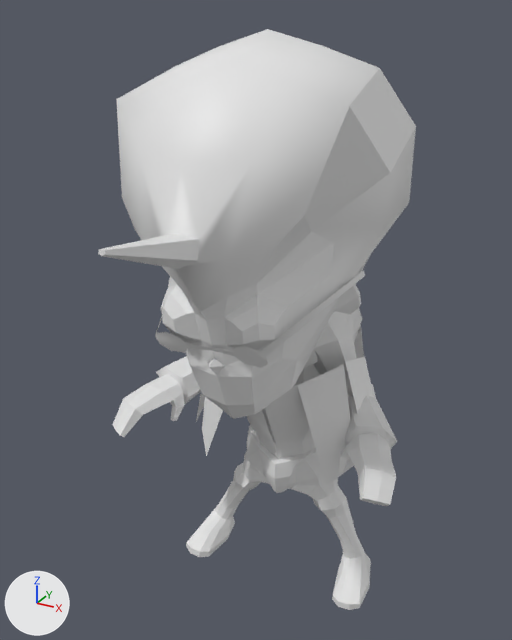
The OBJ model Juego/assets/models/GuardianUnicornio/GuardianUnicornio_000059.obj as it was, and as the next commit left it.
The view is the same before and after, from a 50 mm camera at (9.32, -18.37, 18.56) aimed at (0.47, -2.27, 10.51). Every picture has the same lights, and +X, +Y and +Z are marked at lower left. Materials are left out; every surface is plain grey. Where no turn or scale is listed for an object, it has been applied to the vertices. Vertices at the same position are counted once.

Script lines for the objects in view, before the commit:
```python
me_pplane8 = bpy.data.meshes.new('pPlane8')
me_pplane8.from_pydata(...)  # 658 vertices, 560 faces; spans x -4.0..5.1, y -9.2..2.8, z 0.0..18.1
# faces by material slot: [94, 466]
me_pplane8.materials.append(mat_initialshadinggroup)
me_pplane8.materials.append(mat_untitled2_initialshadinggroup_001)
# before: 327 (1.2, -9.2, 14.6) at pixel (105, 254), 328 (1.2, -9.2, 14.7) at pixel (105, 250), 329 (1.2, -9.2, 14.7) at pixel (101, 249), 330 (1.2, -9.2, 14.6) at pixel (101, 256), 335 (1.0, -6.6, 14.2) at pixel (178, 234)
# before: 639 (1.1, -9.2, 14.6) at pixel (98, 253), 640 (1.1, -9.2, 14.7) at pixel (98, 249)
ob_pplane8 = bpy.data.objects.new('pPlane8', me_pplane8)
ob_pplane8.location = (0.0, 0.0, 0.0)
```
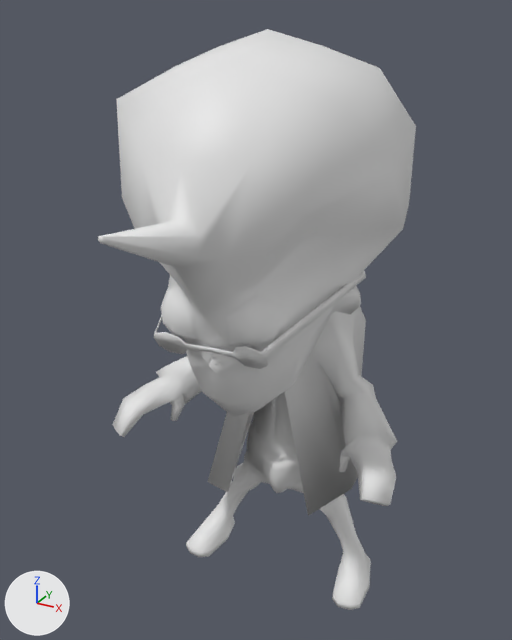
The change, as JSON lines over the scene's bpy script:
```json
{"block": "me_pplane8", "where": "# used by ob_pplane8; location = (0.0, 0.0, 0.0)"}
{"block": "me_pplane8", "where": "# verts and faces of me_pplane8; kept vertices keep their numbers, new ones are numbered from 658"}
{"op": "remove", "block": "me_pplane8", "code": "me_pplane8.from_pydata(...)  # 658 vertices, 560 faces; spans x -4.0..5.1, y -9.2..2.8, z 0.0..18.1"}
{"op": "add", "block": "me_pplane8", "code": "me_pplane8.from_pydata(...)  # 627 vertices, 612 faces; spans x -4.0..5.1, y -9.2..3.3, z 0.0..18.1"}
{"block": "me_pplane8", "change": "me_pplane8 part 1: 6 loose pieces with 24 vertices, spanning x -2.4..3.6, y -2.6..2.4, z 5.5..9.5, are deleted"}
{"block": "me_pplane8", "change": "me_pplane8 part 2"}
{"block": "me_pplane8", "change": "85 vertices are removed from x -2.3..3.4, y -5.5..2.8, z 6.0..13.2"}
{"block": "me_pplane8", "change": "69 faces are deleted"}
{"block": "me_pplane8", "change": "5 vertices in x 0.2..1.0, y -4.8..-2.2, z 8.6..9.5 move by (0.0, 0.0, 0.1)"}
{"block": "me_pplane8", "change": "8 vertices move from x -2.3..3.6, y -2.5..-0.7, z 8.8..13.5 to x -3.0..4.3, y -2.5..-0.7, z 8.8..13.6"}
{"block": "me_pplane8", "change": "78 vertices are added at x -2.7..3.9, y -5.8..3.3, z 3.9..13.6"}
{"block": "me_pplane8", "change": "127 new faces join them"}
{"block": "me_pplane8", "change": "me_pplane8 part 3"}
{"op": "add", "block": "me_pplane8", "code": "for i in [327, 328, 640]: verts[i] += (0.0, 0.1, 0.2)"}
{"op": "add", "block": "me_pplane8", "code": "verts[329] = (1.1, -9.2, 14.9)  # moved, pixel (100, 235)"}
{"op": "add", "block": "me_pplane8", "code": "verts[330] = (1.1, -9.2, 14.8)  # moved, pixel (100, 243)"}
{"op": "add", "block": "me_pplane8", "code": "verts[335] = (1.0, -6.6, 14.5)  # moved, pixel (177, 220)"}
{"op": "add", "block": "me_pplane8", "code": "verts[639] = (1.1, -9.2, 14.8)  # moved, pixel (97, 240)"}
{"block": "me_pplane8", "change": "me_pplane8 part 4: the surface is now shaded smooth"}
```

Where the change shows, as pixel boxes [x1, y1, x2, y2] in the pictures (512 x 640 px; the box of a moved part takes in the faces that stretch with it):
```json
{"part": 1, "of": "me_pplane8", "change": "deleted", "before": [196, 357, 374, 485]}
{"part": 2, "of": "me_pplane8", "change": "built on", "before": [155, 127, 416, 464], "after": [154, 127, 416, 516]}
{"part": 3, "of": "me_pplane8", "change": "moved or reshaped", "before": [98, 151, 255, 269], "after": [98, 151, 255, 268]}
```
